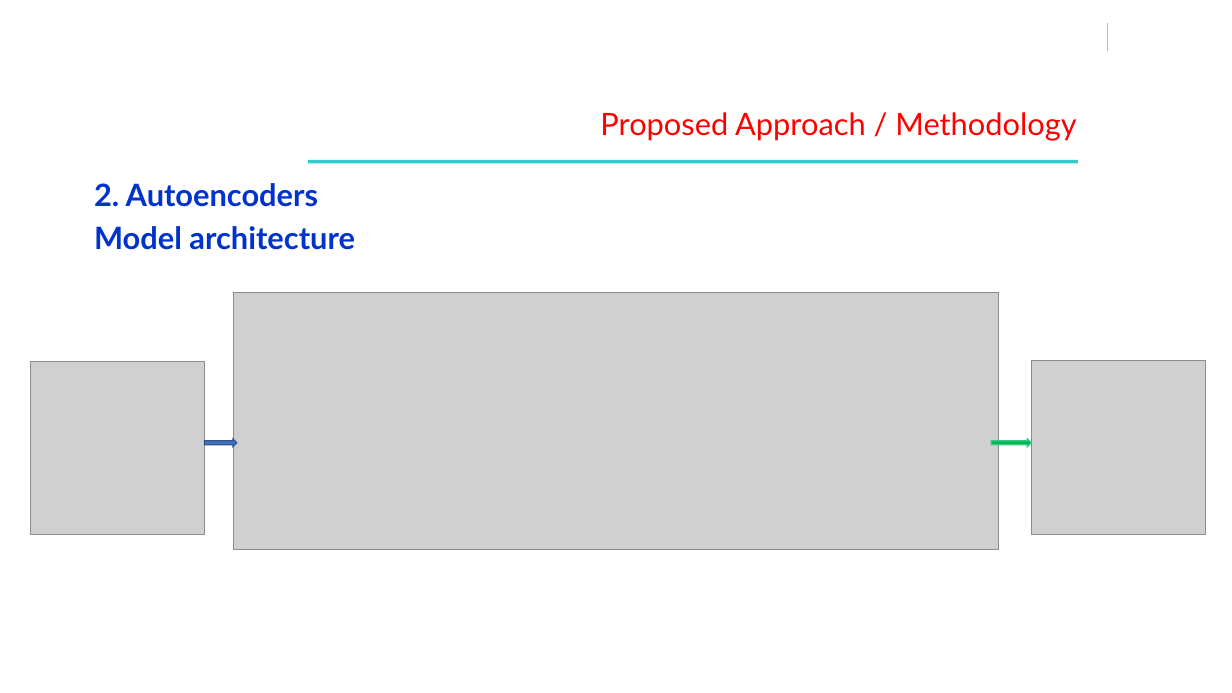
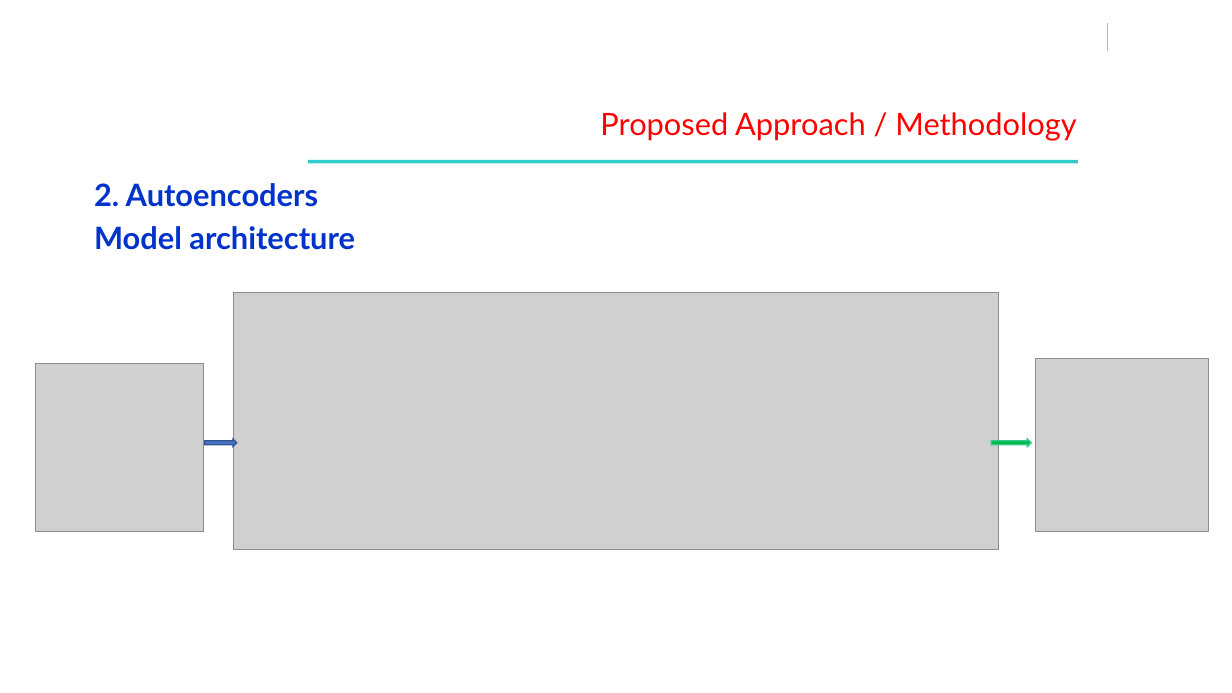
Before and after one commit to saahil-jain/Font_Style_Transfer, a slide deck: slide 15 of Documents/REVIEW - 2 - UE17CS490B – Capstone Project Phase – 2.pptx. Drawn at 1232x693 pixels with LibreOffice and Linux fonts; fonts in the diff are those of the drawing; grey boxes stand for pictures; background and template pictures are left out. Boxes give left, top, right and bottom in pixels: in the first picture for what was removed or moved away, otherwise in the second. Text is boxed around its words. In the diff, an @@ line names an element or a change of style, - is before the commit and + after.

```diff
--- a/Documents/REVIEW - 2 - UE17CS490B – Capstone Project Phase – 2.pptx
+++ b/Documents/REVIEW - 2 - UE17CS490B – Capstone Project Phase – 2.pptx
@@ picture: place and size @@
-picture at (1031, 361, 1205, 535)
+picture at (1036, 359, 1210, 532)
@@ picture: place and size @@
-picture at (30, 361, 204, 535)
+picture at (36, 364, 203, 531)
```
Also in this commit, not shown: 6 other slides changed, 1 slide added, 1 slide removed.
